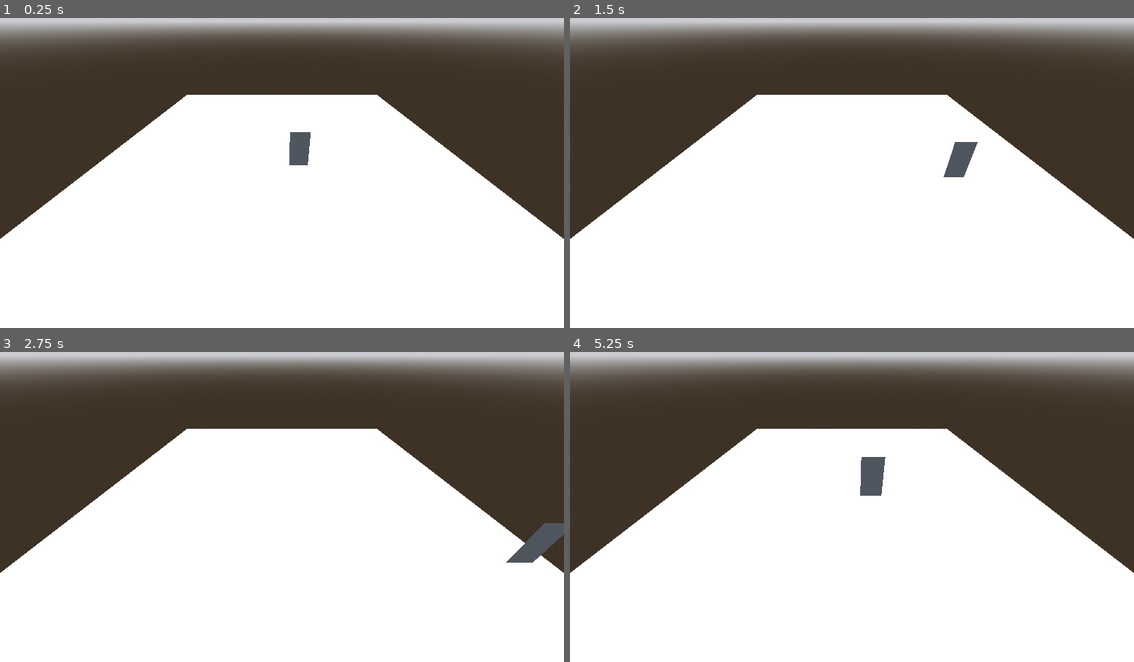
Above: before the commit, frames 1-4 (two rows, left to right).
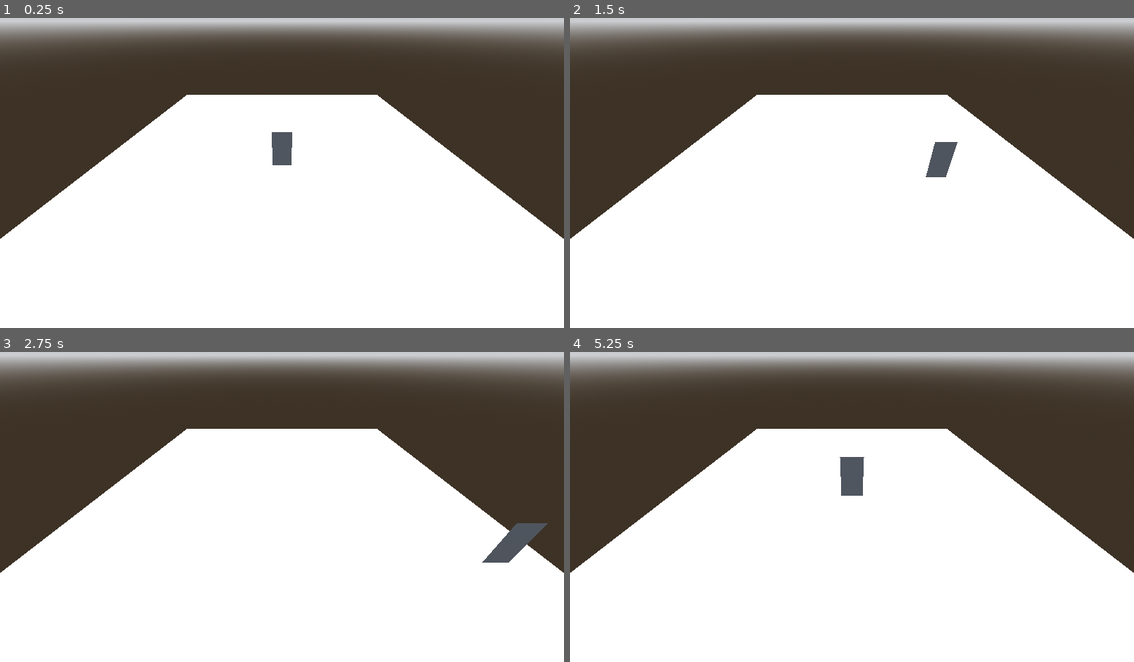
Above: after the commit, the same moments.

Repository: chroma2610/Dial-Up
Game: Godot game, scene res://main.tscn
The game is run twice, just before and just after one commit, with the same random seed, the same clock (stepped at 60 frames per second) and the same inputs.
Inputs:
- Up to frame 1 (0.25 s): no input
- Up to frame 2 (1.5 s): tap Enter (ui_accept) at 0.5, 0.77 s; hold Right (ui_right) 0.53-1.28 s; hold Down (ui_down) from 1.28 s (still down)
- Up to frame 3 (2.75 s): tap Enter (ui_accept) at 1.52 s; release Down (ui_down) at 2.03 s; hold Right (ui_right) from 2.03 s (still down)
- Up to frame 4 (5.25 s): release Right (ui_right) at 2.78 s; hold Up (ui_up) 2.78-3.53 s; tap Enter (ui_accept) at 3.02, 3.77, 4.52 s; hold Left (ui_left) 3.53-5.03 s; hold Down (ui_down) from 5.03 s (still down)

The runs differ from the first frame. In frame 1, 0.7% of the frame differs, in the area x 48-56%, y 36-48%; in frame 2, 0.8%; in frame 3, 1.1%, in the area x 85-100%, y 55-68%; in frame 4, 0.9%.

Commit message:
Update main.tscn

Diff:
--- a/main.tscn
+++ b/main.tscn
@@ -30,7 +30,7 @@
 size = Vector3(18.027344, 0.19335938, 23.7854)
 
 [node name="player" parent="." unique_id=1321092498 instance=ExtResource("1_ig7tw")]
-transform = Transform3D(1, 0, 0, 0, 1, 0, 0, 0, 1, 0.797303, 0.7455275, 0)
+transform = Transform3D(1, 0, 0, 0, 1, 0, 0, 0, 1, 0, 0.7455275, 0)
 
 [node name="Camera3D" type="Camera3D" parent="." unique_id=517250404]
 transform = Transform3D(1, 0, 0, 0, 0.811788, 0.5839522, 0, -0.5839522, 0.811788, 0, 5.347912, 8.223124)
